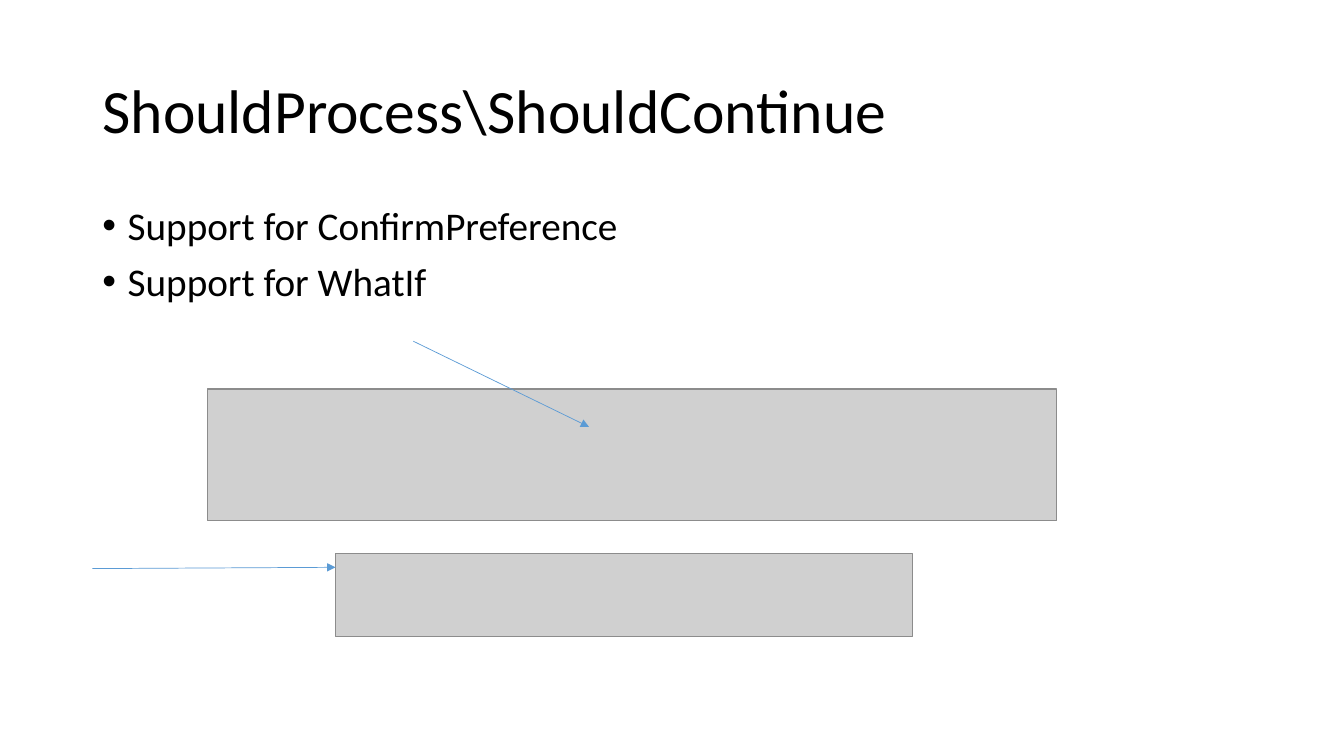
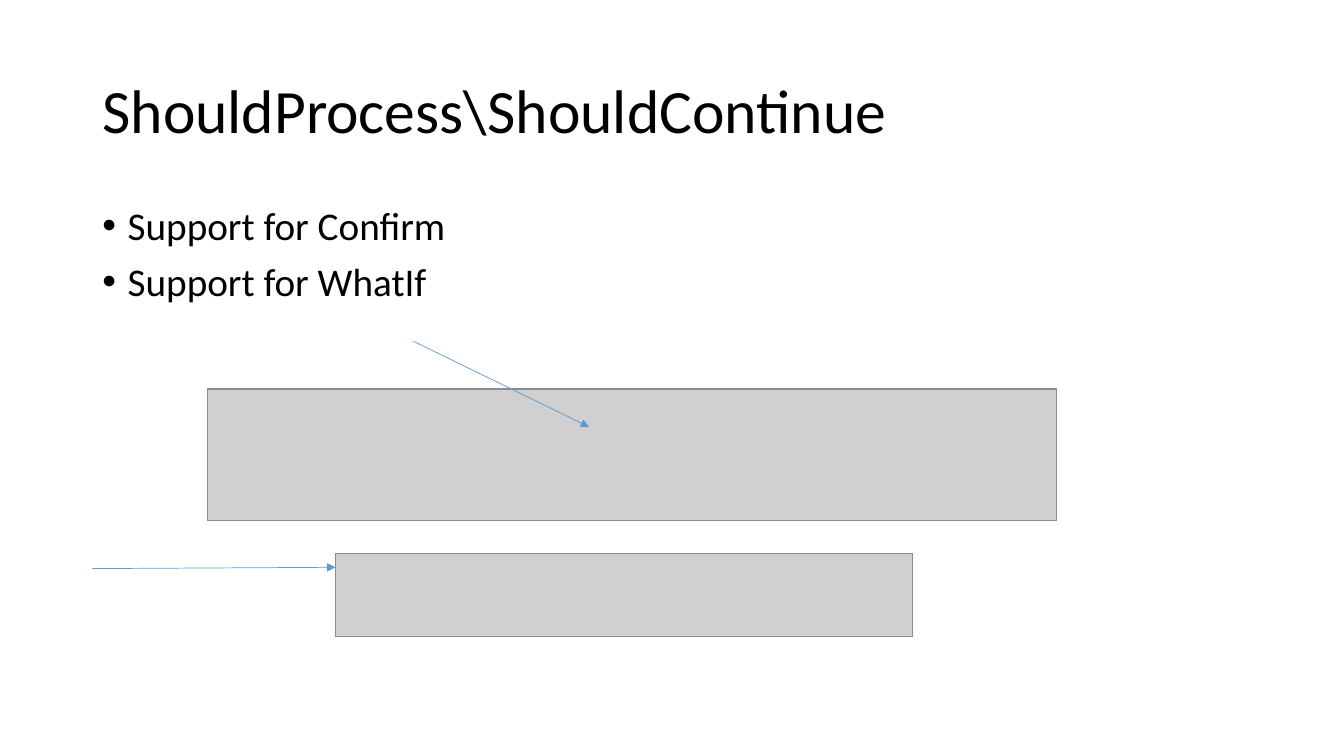
Before and after one commit to adamdriscoll/Presentations, a slide deck: slide 14 of IVNUA/3 - PowerShell Advanced Scripting/PowerShell Advanced Scripting.pptx. Drawn at 1344x756 pixels with LibreOffice and Linux fonts; fonts in the diff are those of the drawing; grey boxes stand for pictures; background and template pictures are left out. Boxes give left, top, right and bottom in pixels: in the first picture for what was removed or moved away, otherwise in the second. Text is boxed around its words. In the diff, an @@ line names an element or a change of style, - is before the commit and + after.

```diff
--- a/IVNUA/3 - PowerShell Advanced Scripting/PowerShell Advanced Scripting.pptx
+++ b/IVNUA/3 - PowerShell Advanced Scripting/PowerShell Advanced Scripting.pptx
@@ text at (x1=128, y1=213, x2=446, y2=247): text changed @@
-• Support for ConfirmPreference
+• Support for Confirm
```
Also in this commit, not shown: 2 other slides changed, 4 other files.
